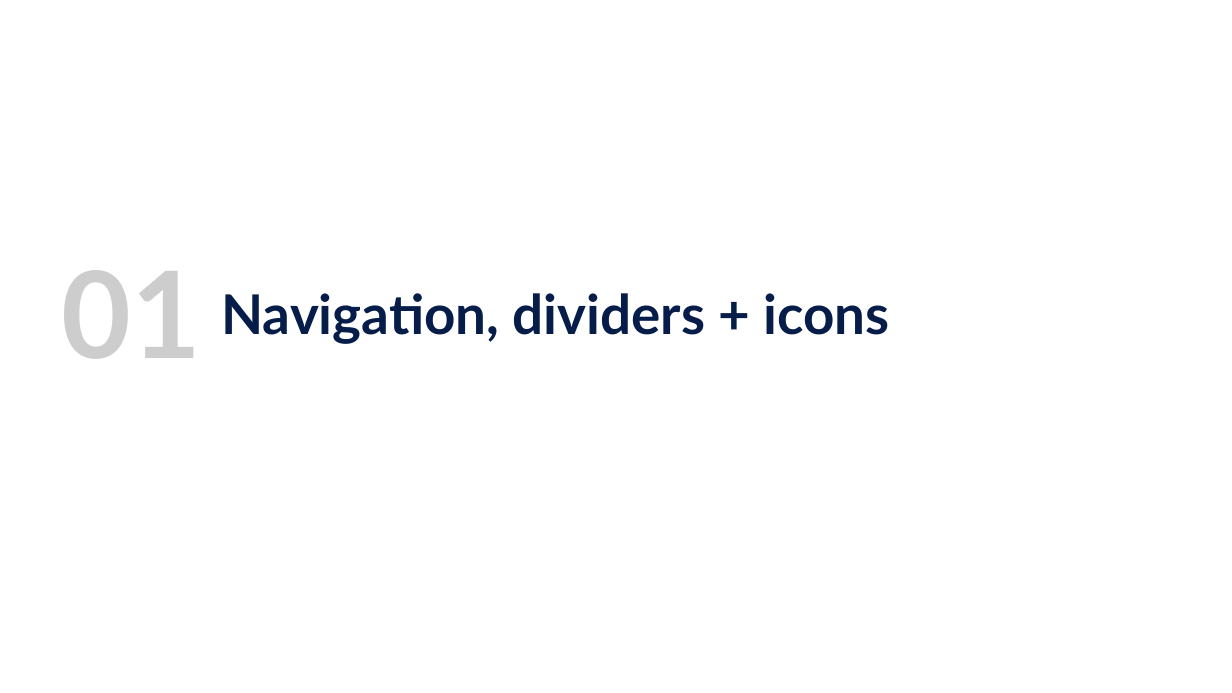
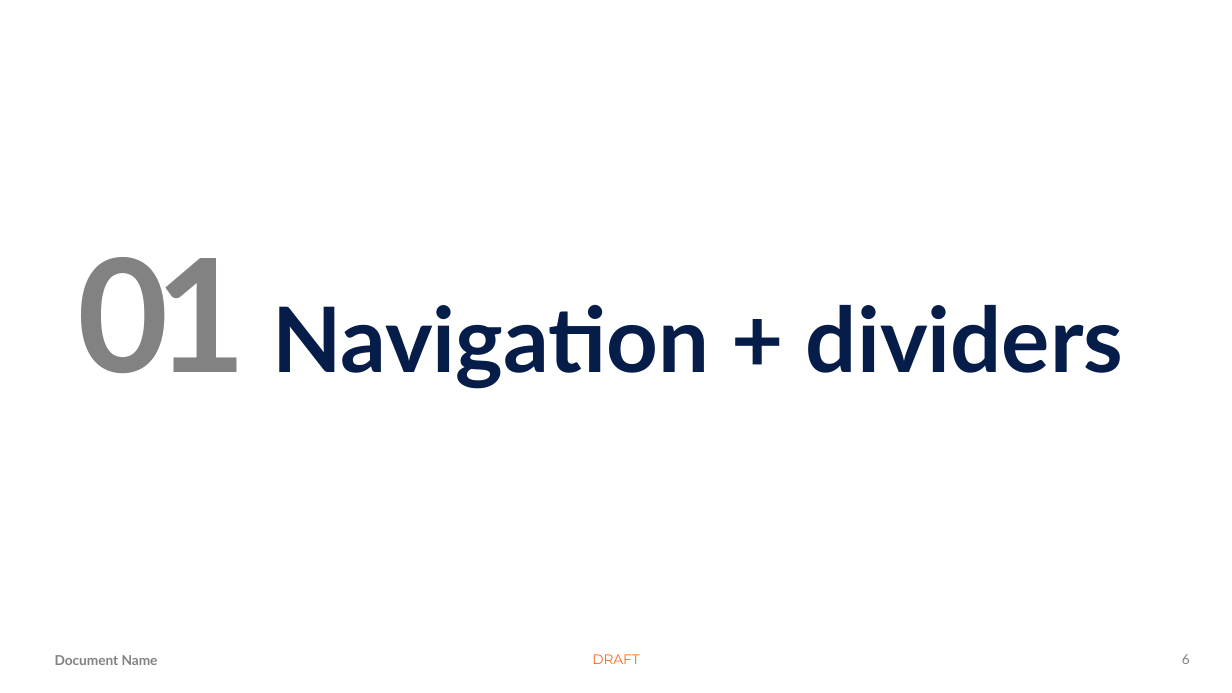
Before and after one commit to Jamison413/kevmaitland-PoshAnt, a slide deck: slide 6 of Intune-WinApp/OfficeThemes/Blank.potx (slide 3 before the commit). Drawn at 1232x693 pixels with LibreOffice and Linux fonts; fonts in the diff are those of the drawing; background and template pictures are left out. Boxes give left, top, right and bottom in pixels: in the first picture for what was removed or moved away, otherwise in the second. Text is boxed around its words. In the diff, an @@ line names an element or a change of style, - is before the commit and + after.

```diff
--- a/Intune-WinApp/OfficeThemes/Blank.potx
+++ b/Intune-WinApp/OfficeThemes/Blank.potx
@@ text "01": place and size @@
-text "01" at (61,270,201,359)
+text "01" at (77,257,247,373)
@@ text "01" at (77,257,247,373): size 88 to 115 pt, text colour #CCCDCC to #818281, letter spacing 0 to -9 pt; line spacing 1 to 0.9; more space between paragraphs; vertical alignment middle to top @@
@@ text "Navigation + dividers" at (272,305,1124,388): vertical alignment middle to top @@
@@ text at (272,305,1124,388): text changed; size 40 to 66 pt @@
-Navigation, dividers + icons
+Navigation + dividers
@@ text added at (55,655,158,665), 10 pt, text #818281, bold @@
+Document Name
@@ text added at (592,654,639,664), 10 pt, text #FC671F @@
+DRAFT
@@ page number added at (1182,654,1190,664), 10 pt, text #818281 @@
+6
```
Also in this commit, not shown: 26 other slides changed, 60 slides added, 38 slides removed, 2 other files.
